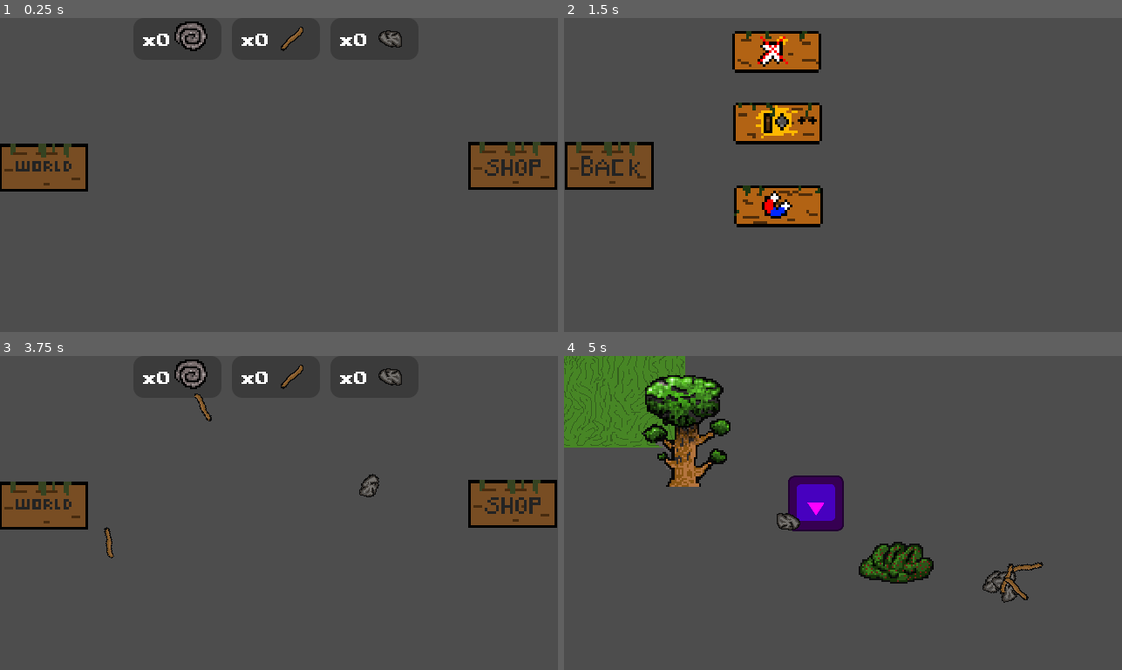
Above: before the commit, frames 1-4 (two rows, left to right).
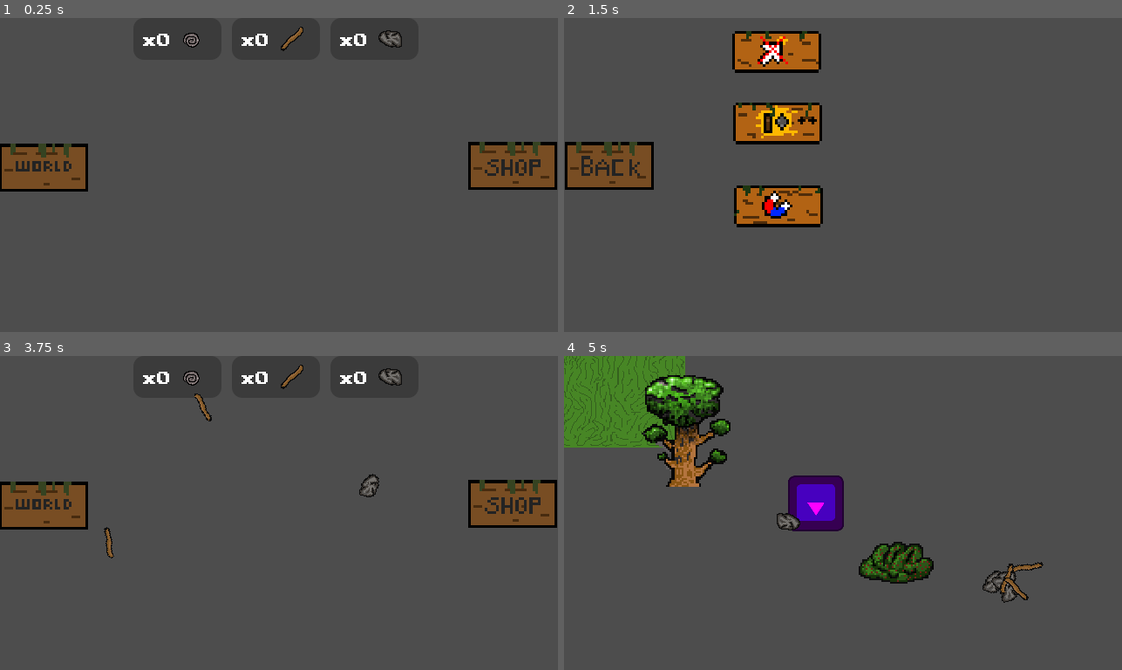
Above: after the commit, the same moments.

Repository: age-of-asparagus/click
Game: Godot game, scene res://sticks_and_stones.tscn
Same seed, same stepped clock (60 frames per second), same inputs: the game is played once before the commit and once after it. The engine's default icon, where the game draws it, is replaced by a stand-in: a white triangle on a blue panel in a dark square.
Inputs (mouse positions are in pixels of both pictures, inside the frame that each line leads up to):
- Up to frame 1 (0.25 s): no input
- Up to frame 2 (1.5 s): click (1077, 165) at 0.5 s; click (776, 52) at 1.25 s
- Up to frame 3 (3.75 s): click (212, 459) at 2 s; click (217, 544) at 2.75 s; click (44, 503) at 3.5 s
- Up to frame 4 (5 s): click (608, 503) at 4.25 s

The runs differ from the first frame. In frame 1, 0.4% of the frame differs, in the area x 31-38%, y 1-11%; in frame 2, nothing differs; in frame 3, 0.4%; in frame 4, nothing differs.

Commit message:
Kam bug fixes

Diff:
--- a/Fossil.gd
+++ b/Fossil.gd
@@ -1,6 +1,4 @@
 extends Sprite2D
-
-
 
 @onready var mouse = get_parent().get_node("Mouse_area")
 var clicked = false
--- a/fossil_button.tscn
+++ b/fossil_button.tscn
@@ -2,6 +2,9 @@
 
 [ext_resource type="Texture2D" uid="uid://ceejic3aw0mhf" path="res://Assets/Fossil_material.png" id="1_u0cym"]
 [ext_resource type="Script" path="res://Fossil.gd" id="2_j4xx3"]
+
+[sub_resource type="Animation" id="Animation_r43ft"]
+length = 0.001
 
 [sub_resource type="Animation" id="Animation_f7nxi"]
 resource_name = "size"
@@ -17,21 +20,6 @@
 "transitions": PackedFloat32Array(1, 1, 1),
 "update": 0,
 "values": [Vector2(1, 1), Vector2(0.1, 0.1), Vector2(1e-05, 1e-05)]
-}
-
-[sub_resource type="Animation" id="Animation_r43ft"]
-length = 0.001
-tracks/0/type = "value"
-tracks/0/imported = false
-tracks/0/enabled = true
-tracks/0/path = NodePath(".:scale")
-tracks/0/interp = 1
-tracks/0/loop_wrap = true
-tracks/0/keys = {
-"times": PackedFloat32Array(0),
-"transitions": PackedFloat32Array(1),
-"update": 0,
-"values": [Vector2(0.1, 0.1)]
 }
 
 [sub_resource type="AnimationLibrary" id="AnimationLibrary_jch4h"]
--- a/sticks_and_stones.tscn
+++ b/sticks_and_stones.tscn
@@ -94,11 +94,13 @@
 anchor_top = 0.5
 anchor_right = 1.0
 anchor_bottom = 0.5
-offset_left = -64.0
-offset_top = -32.0
-offset_bottom = 32.0
-grow_horizontal = 0
-grow_vertical = 2
+offset_left = -49.0
+offset_top = -13.0
+offset_right = 15.0
+offset_bottom = 51.0
+grow_horizontal = 0
+grow_vertical = 2
+scale = Vector2(0.5, 0.5)
 texture = ExtResource("4_dcf0e")
 
 [node name="Label" type="Label" parent="Fossil_panel"]
